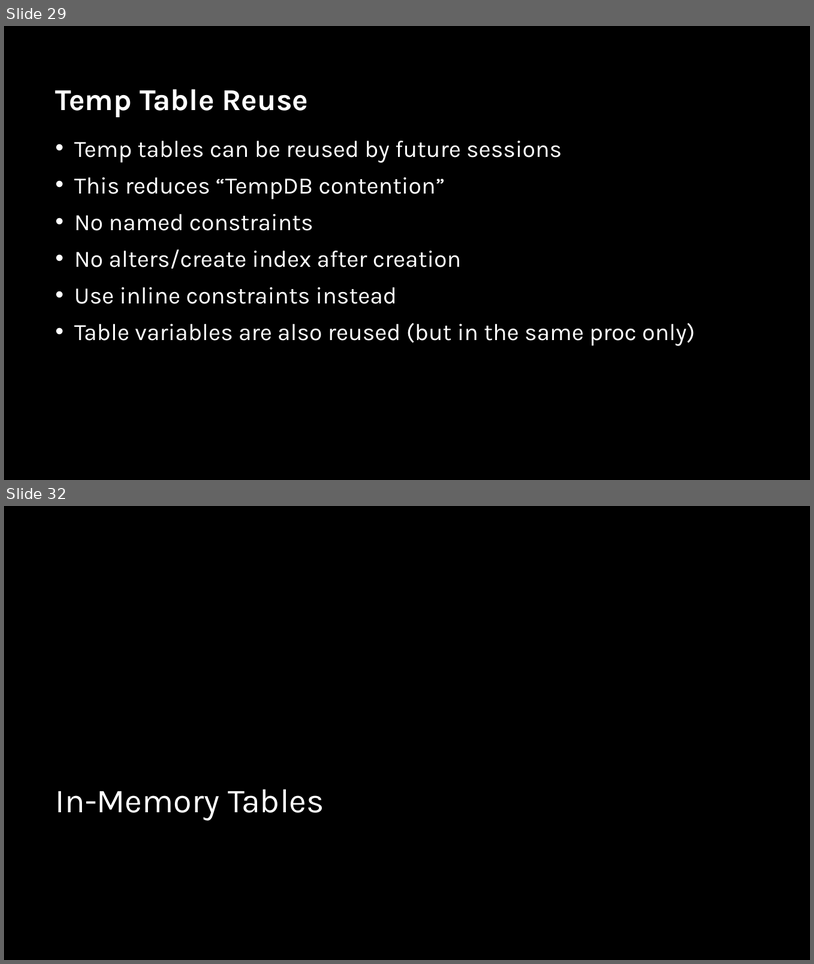
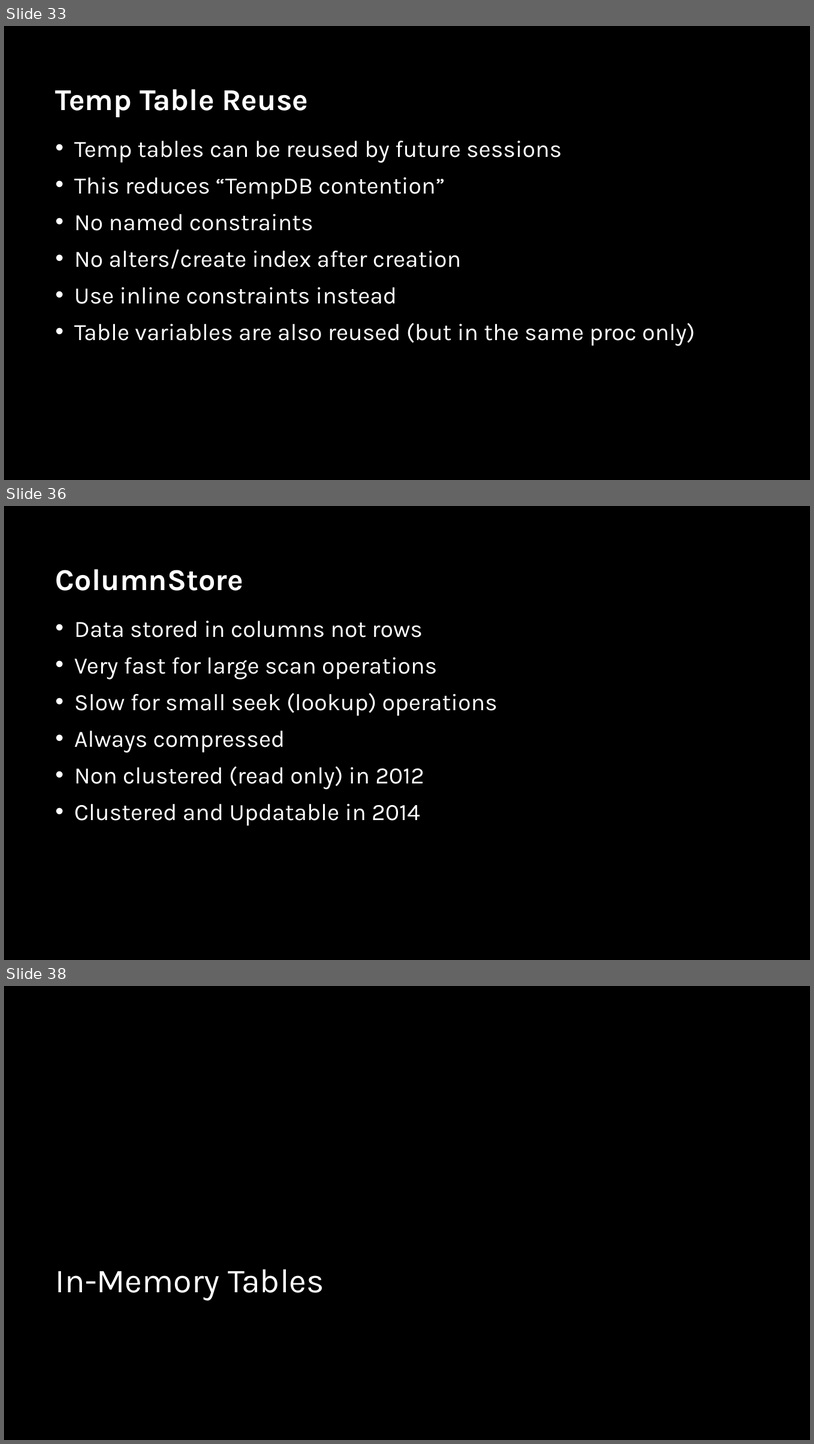
Before and after one commit to sabinio/SQLTraining, a slide deck: Slides/4. Performance.pptx. Shown one above the other, each under a label of ours: slides 29 and 32 before the commit, slides 33, 36 and 38 after it; the slides between them are not shown. The pictures are 814x964 and 814x1444 pixels, drawn with LibreOffice and Linux fonts; fonts in the diff are those of the drawing; background and template pictures are left out. Boxes give left, top, right and bottom in pixels: in the first picture for what was removed or moved away, otherwise in the second. Text is boxed around its words. In the diff, an @@ line names an element or a change of style, - is before the commit and + after.

```diff
--- a/Slides/4. Performance.pptx
+++ b/Slides/4. Performance.pptx
@@ slide 36 added at [4,506,810,960], background picture (left out) @@
@@ title added at [56,569,244,591], 36 pt, text #FFFFFF, bold @@
+ColumnStore
@@ text added at [74,621,498,826], 28 pt, text #FFFFFF @@
+• Data stored in columns not rows
+• Very fast for large scan operations
+• Slow for small seek (lookup) operations
+• Always compressed
+• Non clustered (read only) in 2012
+• Clustered and Updatable in 2014
@@ what was slide 29 is now slide 33 @@
@@ what was slide 32 is now slide 38 @@
```
Also in this commit, not shown: 9 slides changed, 6 other slides added.
